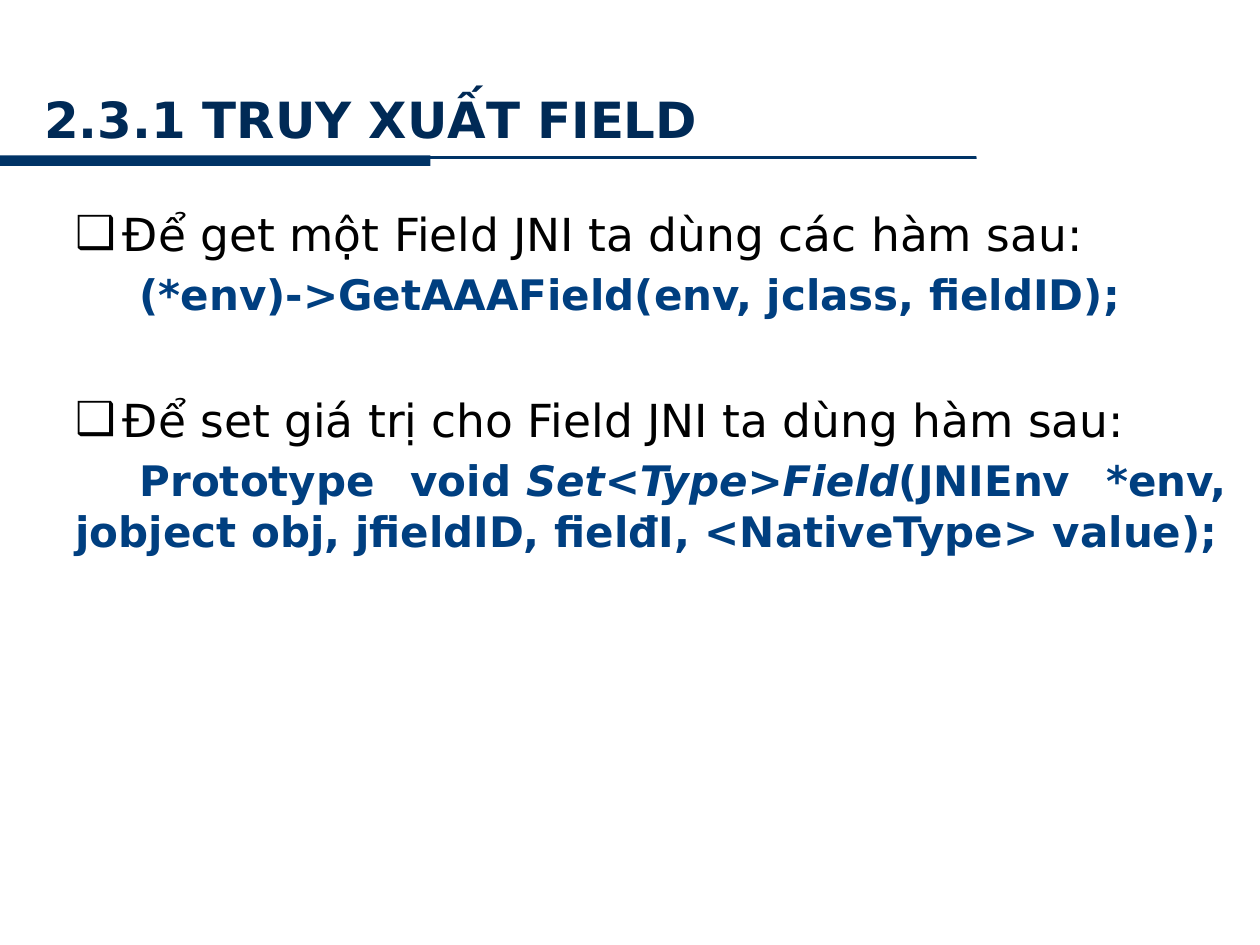
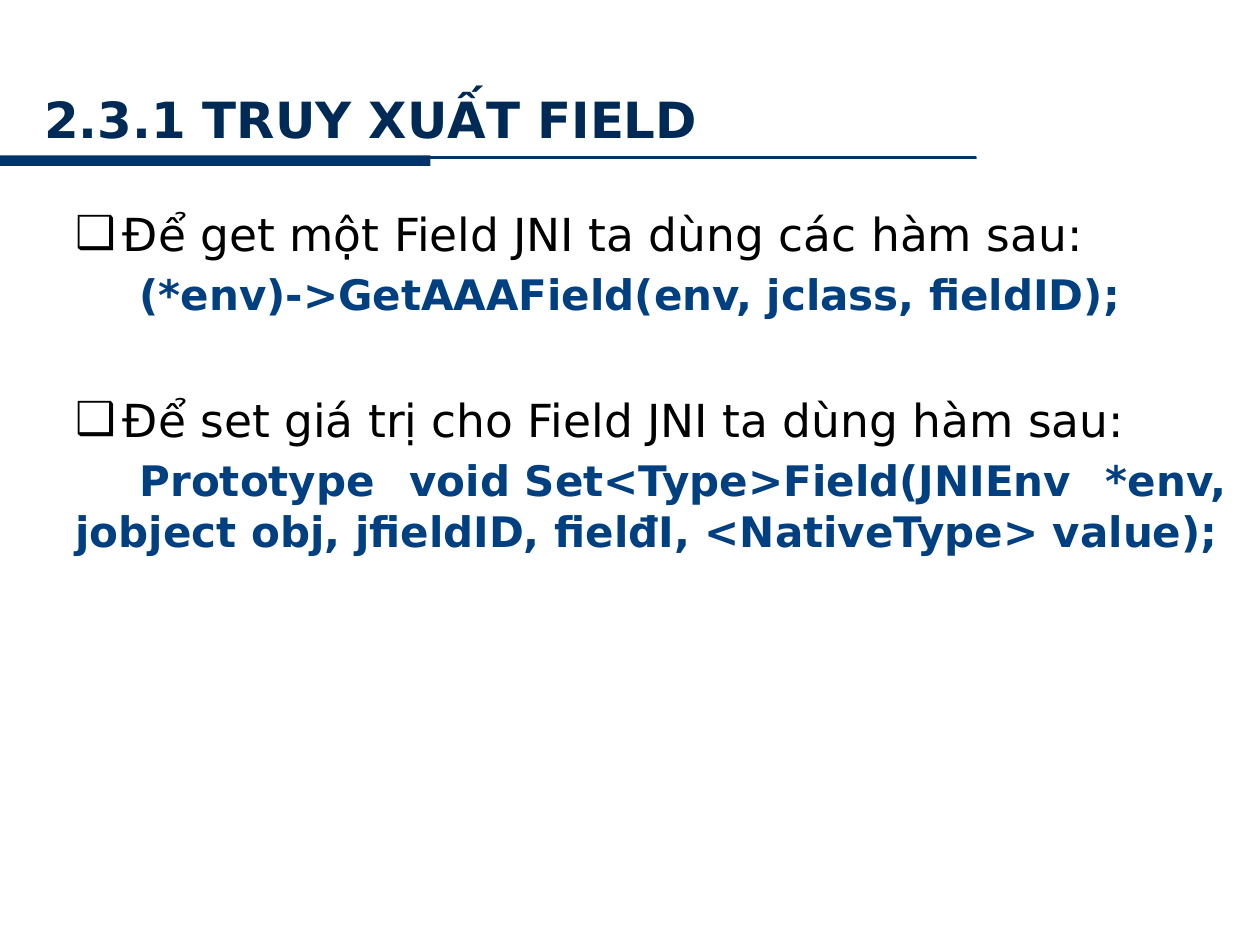
Before and after one commit to minhkhanh/UofS-Java, a slide deck: slide 15 of Seminar_JNI/Slide_00.pptx. Drawn at 1260x945 pixels with LibreOffice and Linux fonts; fonts in the diff are those of the drawing; background and template pictures are left out. Boxes give left, top, right and bottom in pixels: in the first picture for what was removed or moved away, otherwise in the second. Text is boxed around its words. In the diff, an @@ line names an element or a change of style, - is before the commit and + after.

```diff
--- a/Seminar_JNI/Slide_00.pptx
+++ b/Seminar_JNI/Slide_00.pptx
@@ text at (76, 464, 1226, 556): italic off in "Set<Type>Field(JNIEnv" @@
```
Also in this commit, not shown: 2 other slides changed.
